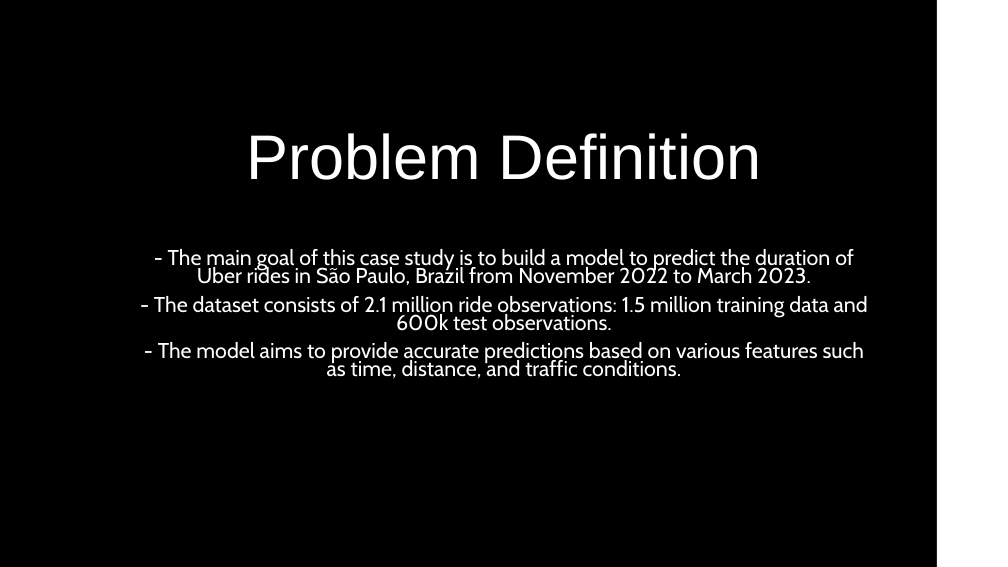
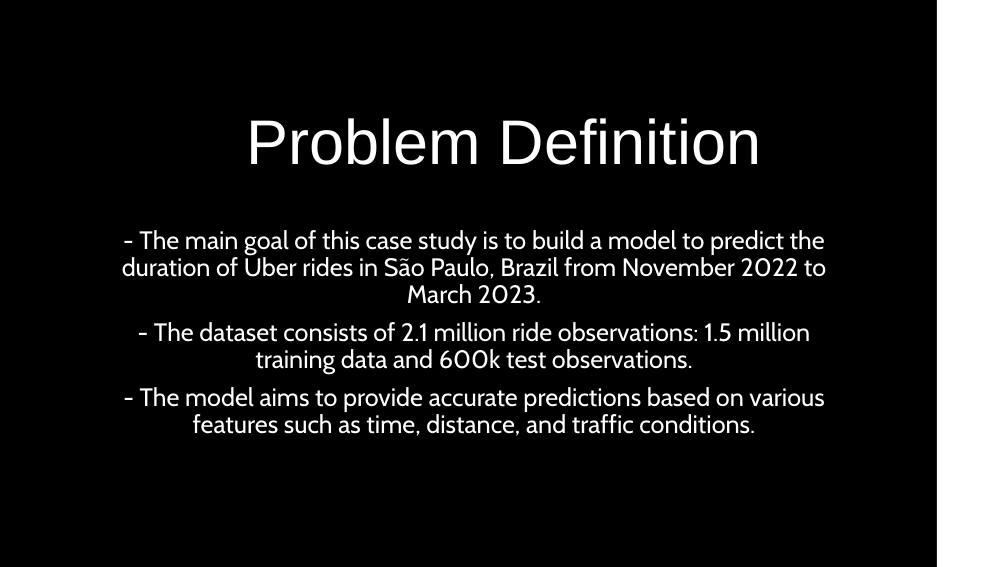
Before and after one commit to PepeZuco/uber_assessment, a slide deck: slide 2 of PowerPoint/Updated_Presentation_Uber.pptx. Drawn at 1008x567 pixels with LibreOffice and Linux fonts; fonts in the diff are those of the drawing. Boxes give left, top, right and bottom in pixels: in the first picture for what was removed or moved away, otherwise in the second. Text is boxed around its words. In the diff, an @@ line names an element or a change of style, - is before the commit and + after.

```diff
--- a/PowerPoint/Updated_Presentation_Uber.pptx
+++ b/PowerPoint/Updated_Presentation_Uber.pptx
@@ title "Problem Definition": place and size @@
-title "Problem Definition" at [247, 133, 761, 180]
+title "Problem Definition" at [247, 118, 761, 165]
@@ subtitle "- The main goal of ...": place and size @@
-subtitle "- The main goal of ..." at [154, 249, 868, 378]
+subtitle "- The main goal of ..." at [122, 230, 826, 436]
@@ subtitle "- The main goal of ..." at [122, 230, 826, 436]: size 20.4 to 24 pt; line spacing 0.7 to 0.9 @@
```
Also in this commit, not shown: 3 other slides changed, 7 slides added, 5 other files.
